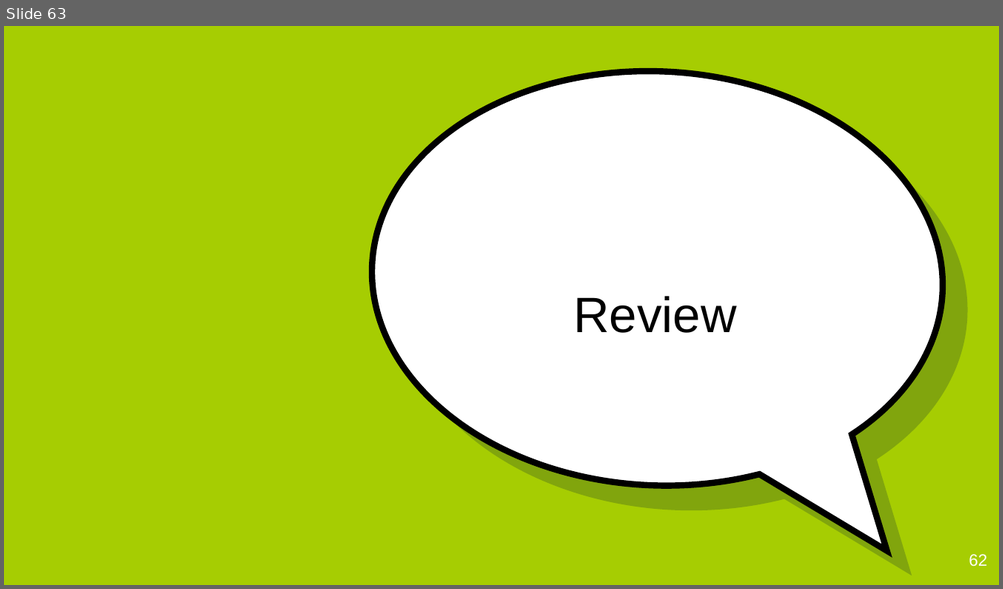
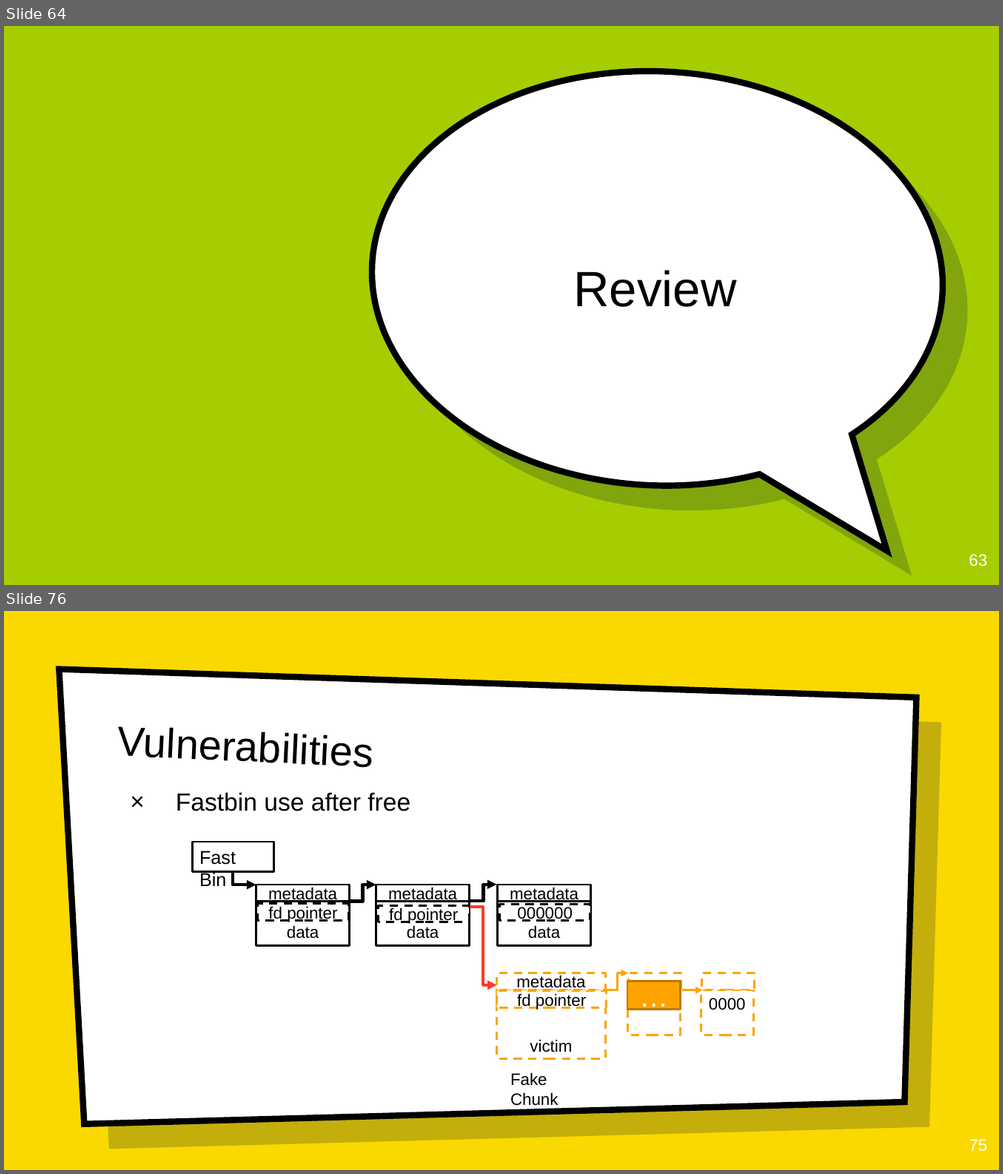
Before and after one commit to tiffanyb/tiffanyb.github.io, a slide deck: courses/cse545/slides/11-heap-4.pptx. Shown one above the other, each under a label of ours: slide 63 before the commit, slides 64 and 76 after it; the slides between them are not shown. The pictures are 1003x589 and 1003x1174 pixels, drawn with LibreOffice and Linux fonts; fonts in the diff are those of the drawing; background and template pictures are left out. Boxes give left, top, right and bottom in pixels: in the first picture for what was removed or moved away, otherwise in the second. Text is boxed around its words. In the diff, an @@ line names an element or a change of style, - is before the commit and + after.

```diff
--- a/courses/cse545/slides/11-heap-4.pptx
+++ b/courses/cse545/slides/11-heap-4.pptx
@@ slide 76 added at box(4, 611, 999, 1170), background picture (left out) @@
@@ freeform shape added at box(60, 669, 916, 1125), fill #FFFFFF, outline #000000 6 pt @@
@@ freeform shape added at box(84, 694, 941, 1149), fill #001936 at 22% opacity @@
@@ title added at box(116, 726, 373, 768), 40 pt, text #000000 @@
+Vulnerabilities
@@ text added at box(176, 792, 410, 812), 24 pt, text #000000 @@
+× Fastbin use after free
@@ group added at box(192, 843, 754, 1109): 18 rectangles, 5 elbow arrows, 2 texts, 1 arrow @@
+data
+metadata
+data
+metadata
+data
+metadata
+Fast Bin
+fd pointer
+fd pointer
+000000
+victim
+metadata
+Fake Chunk
+0000
+…
+fd pointer
@@ page number added at box(968, 1139, 987, 1152), 16 pt, text #FFFFFF @@
+75
@@ what was slide 63 is now slide 64 @@
@@ slide 64 changed as well @@
@@ title "Review" at box(573, 270, 736, 307): vertical alignment bottom to middle @@
@@ page number at box(968, 554, 987, 567): text changed @@
-62
+63
```
Also in this commit, not shown: 1 other slide changed, 19 other slides added, 2 slides removed, 23 other files.
